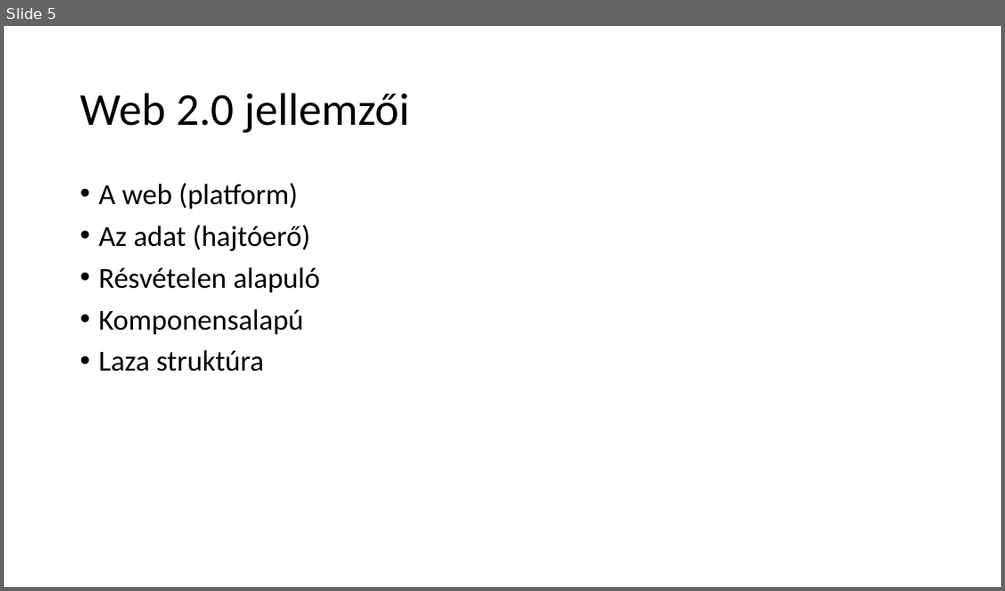
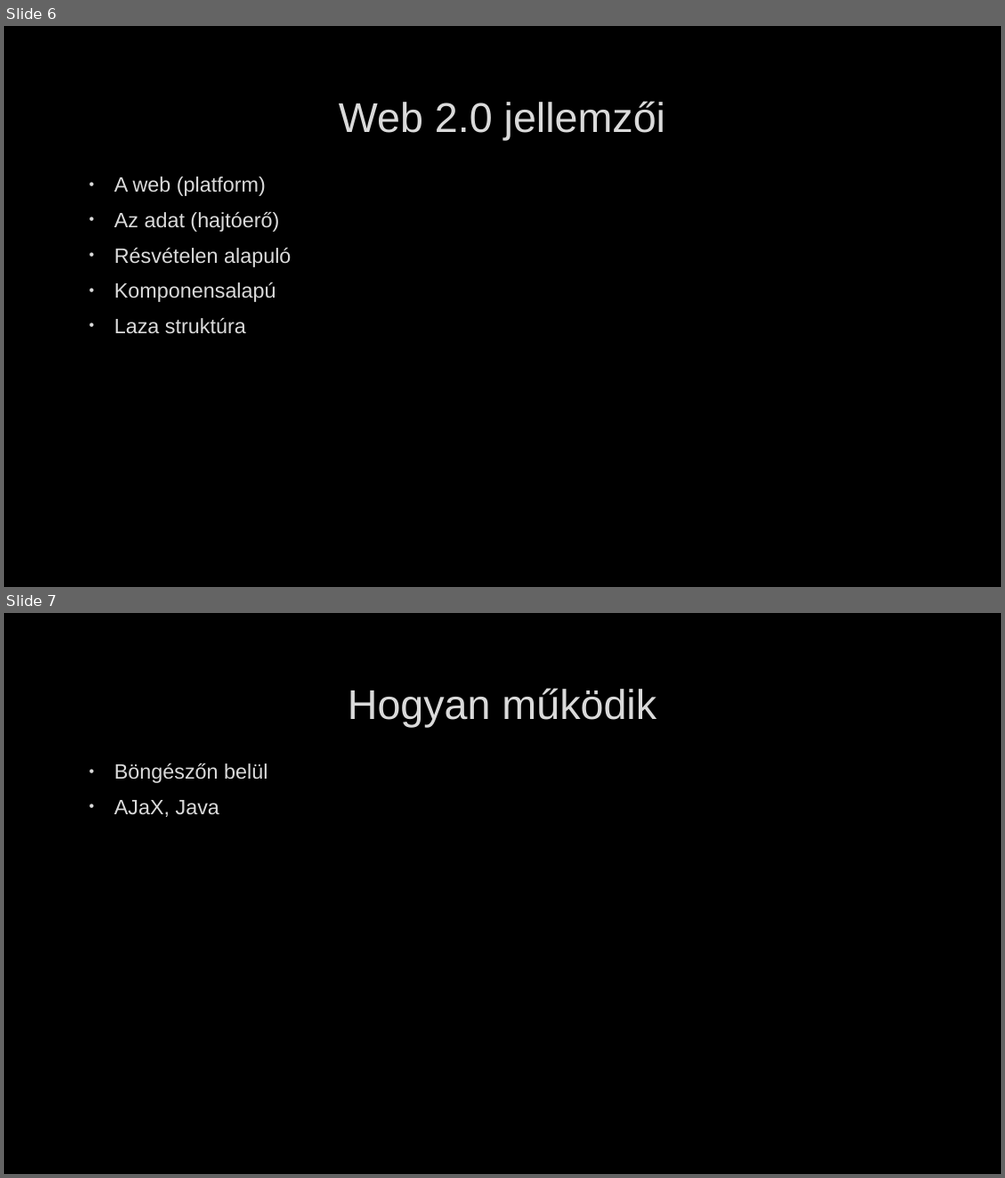
Before and after one commit to UtasiB/IKTesWEB, a slide deck: Web 2.0.pptx. Shown one above the other, each under a label of ours: slide 5 before the commit, slides 6 and 7 after it. The pictures are 1005x591 and 1005x1178 pixels, drawn with LibreOffice and Linux fonts; fonts in the diff are those of the drawing; background and template pictures are left out. Boxes give left, top, right and bottom in pixels: in the first picture for what was removed or moved away, otherwise in the second. Text is boxed around its words. In the diff, an @@ line names an element or a change of style, - is before the commit and + after.

```diff
--- a/Web 2.0.pptx
+++ b/Web 2.0.pptx
@@ slide 7 added at (4, 613, 1001, 1174), background picture (left out) @@
@@ title added at (348, 688, 656, 727), 40 pt, text #DADADA @@
+Hogyan működik
@@ text added at (114, 763, 267, 817), 20 pt, text #DADADA @@
+• Böngészőn belül
+• AJaX, Java
@@ what was slide 5 is now slide 6 @@
@@ slide 6 changed as well @@
@@ background #FFFFFF to picture (left out) @@
@@ title "Web 2.0 jellemzői": place and size @@
-title "Web 2.0 jellemzői" at (80, 93, 410, 133)
+title "Web 2.0 jellemzői" at (339, 101, 665, 140)
@@ title "Web 2.0 jellemzői" at (339, 101, 665, 140): size 44 to 40 pt, font Calibri to Arial, text colour #000000 to #DADADA, letter outline none to #404040 0.75 pt; alignment left to centre; line spacing 0.9 to 1 @@
@@ text "A web (platform)": place and size @@
-text "A web (platform)" at (98, 183, 321, 371)
+text "A web (platform)" at (114, 176, 291, 334)
@@ text "A web (platform)" at (114, 176, 291, 334): size 28 to 20 pt, font Calibri to Arial, text colour #000000 to #DADADA, letter outline none to #404040 0.75 pt; indent changed; line spacing 0.9 to 1 @@
```
Also in this commit, not shown: 6 other slides changed, 2 other slides added, 2 slides removed, 1 other file.
